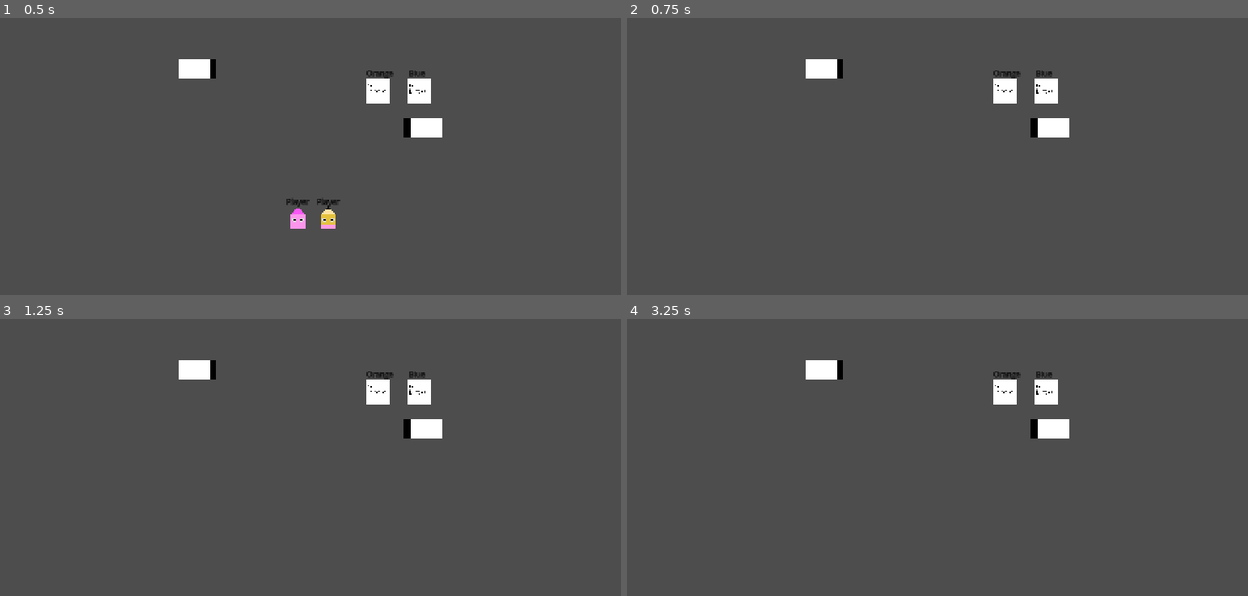
Above: before the commit, frames 1-4 (two rows, left to right).
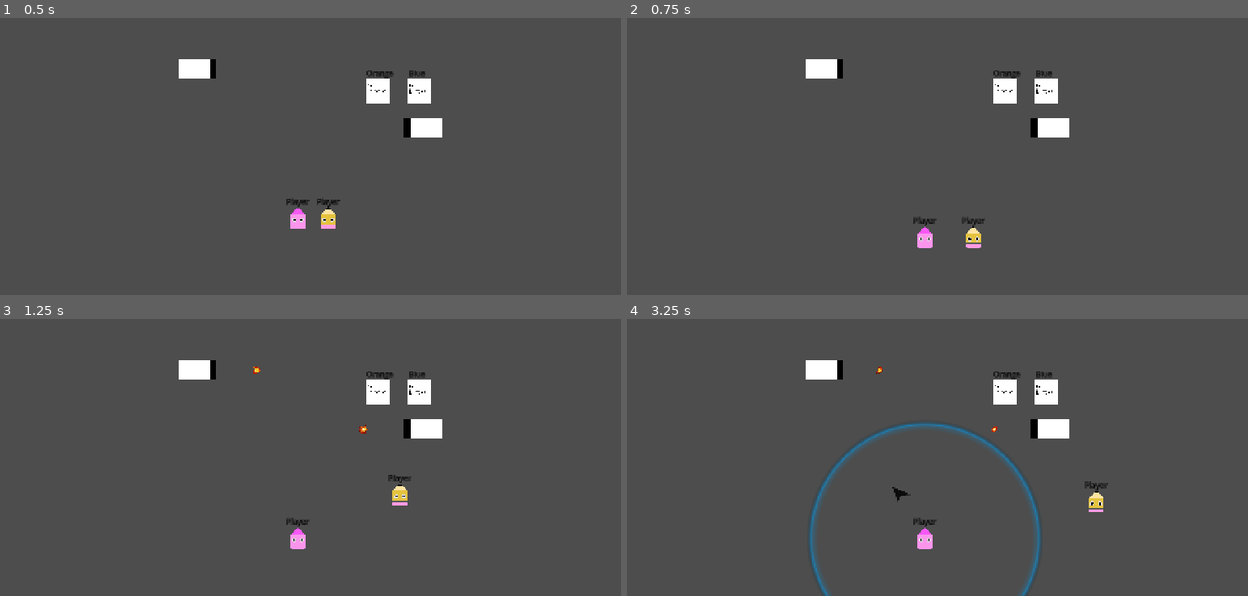
Above: after the commit, the same moments.

Repository: SiwenJadenLong/Co-Sketch
Game: Godot game, scene res://scenes/levels/lvl3.tscn
Two runs of this game, one before a commit and one after it. Both use one fixed random seed, a clock stepped at 60 frames per second and the inputs below. This scene is started directly instead of the project's main scene.
Inputs (mouse positions are in pixels of both pictures, inside the frame that each line leads up to):
- Up to frame 1 (0.5 s): no input
- Up to frame 2 (0.75 s): move the mouse to (1067, 95) at 0.52 s; press the mouse at (1067, 95) at 0.53 s; hold D (p1_right) from 0.53 s (still down)
- Up to frame 3 (1.25 s): keep holding D (p1_right); tap W (p1_up) at 0.77 s
- Up to frame 4 (3.25 s): move the mouse to (794, 432) at 1.27 s; release the mouse at (794, 432) at 1.28 s; tap E (p1_edit_toggle) at 1.35 s; tap W (p1_up) at 1.52, 3.02 s; move the mouse to (987, 335) at 2.02 s; release D (p1_right) at 2.03 s; hold A (p1_left) 2.03-2.78 s; tap Shift (p2_edit_toggle) at 2.1 s; move the mouse to (894, 487) at 2.77 s; hold D (p1_right) from 2.78 s (still down); tap Left (p2_left) at 2.85 s

Frame 1 is identical in both runs. In frame 2, 0.4% of the frame differs, in the area x 46-58%, y 71-84%; in frame 3, 0.5%; in frame 4, 2.0%, in the area x 29-78%, y 17-100%.

Commit message:
collision border added for level templete

Diff:
--- a/scenes/Gameplay/Main.tscn
+++ b/scenes/Gameplay/Main.tscn
@@ -187,7 +187,6 @@
 text = "Main Menu"
 
 [node name="mainMenu" type="Control" parent="mainUI"]
-visible = false
 layout_mode = 3
 anchors_preset = 15
 anchor_right = 1.0
@@ -244,6 +243,7 @@
 alignment = 0
 
 [node name="winScreen" type="Control" parent="mainUI"]
+visible = false
 layout_mode = 3
 anchors_preset = 0
 offset_right = 1366.0
--- a/scenes/levels/LevelTemplete.tscn
+++ b/scenes/levels/LevelTemplete.tscn
@@ -1,7 +1,8 @@
-[gd_scene load_steps=5 format=3 uid="uid://p0m3x403thtk"]
+[gd_scene load_steps=6 format=3 uid="uid://p0m3x403thtk"]
 
 [ext_resource type="Script" uid="uid://bn6lwoeq3auyu" path="res://Scripts/map.gd" id="1_vcwsh"]
 [ext_resource type="PackedScene" uid="uid://di8x2ilgml1fg" path="res://scenes/objects/door.tscn" id="5_30pkq"]
+[ext_resource type="Script" uid="uid://dfkluft0hlgrx" path="res://scenes/levels/view_box_border.gd" id="5_qoi8g"]
 [ext_resource type="PackedScene" uid="uid://b5487i4avo3b5" path="res://scenes/objects/killzone.tscn" id="6_2sarb"]
 [ext_resource type="PackedScene" uid="uid://dc63gvd8lmpex" path="res://scenes/objects/Player.tscn" id="7_7nc4o"]
 
@@ -33,4 +34,14 @@
 [node name="Player2" parent="players" instance=ExtResource("7_7nc4o")]
 playerColor = "Blue"
 
+[node name="ground" type="Node2D" parent="."]
+
+[node name="viewBoxBorder" type="StaticBody2D" parent="ground"]
+collision_layer = 3
+script = ExtResource("5_qoi8g")
+borderPadding = 100
+
+[node name="viewBoxBorderCollision" type="CollisionPolygon2D" parent="ground/viewBoxBorder"]
+build_mode = 1
+
 [connection signal="tree_entered" from="." to="." method="_on_tree_entered"]
--- /dev/null
+++ b/scenes/levels/view_box_border.gd
@@ -0,0 +1,14 @@
+@tool
+extends StaticBody2D
+@export var borderPadding : int;
+@onready var viewBoxBorderCollision: CollisionPolygon2D = $viewBoxBorderCollision;
+
+func _ready() -> void:
+	var newBorderExtremeX = get_viewport_rect().size.x/2 - borderPadding;
+	var newBorderExtremeY = get_viewport_rect().size.y/2 - borderPadding;
+	var borderCorners : PackedVector2Array;
+	borderCorners.append(Vector2(-newBorderExtremeX,-newBorderExtremeY));
+	borderCorners.append(Vector2(newBorderExtremeX,-newBorderExtremeY));
+	borderCorners.append(Vector2(newBorderExtremeX,newBorderExtremeY));
+	borderCorners.append(Vector2(-newBorderExtremeX,newBorderExtremeY));
+	viewBoxBorderCollision.polygon = borderCorners;
Not shown, added: scenes/levels/view_box_border.gd.uid
